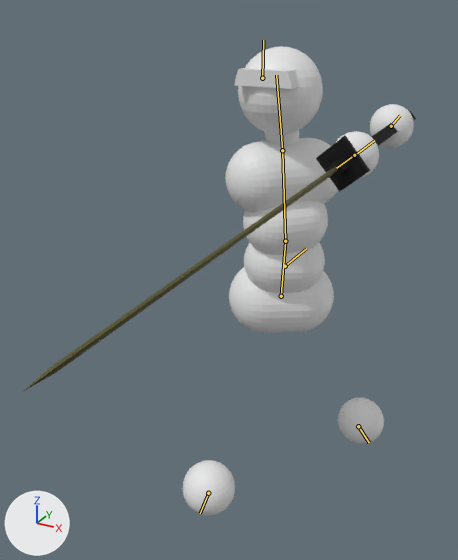
A saved change to the Blender file asset_raws/simple_combat_char.blend.
The view is the same before and after, from a 50 mm camera at (0.82, -1.89, 1.77) aimed at (-0.04, -0.31, 0.98). Lighting does not change. The marker at lower left points along +X, +Y and +Z. The older version comes first. Both versions are drawn at frame 5 of the action 'Ready_parry'; the numbers are the values there. The bones that bend it are drawn over the model as lines.

Objects in the first picture: 'Body', 'Sword'.
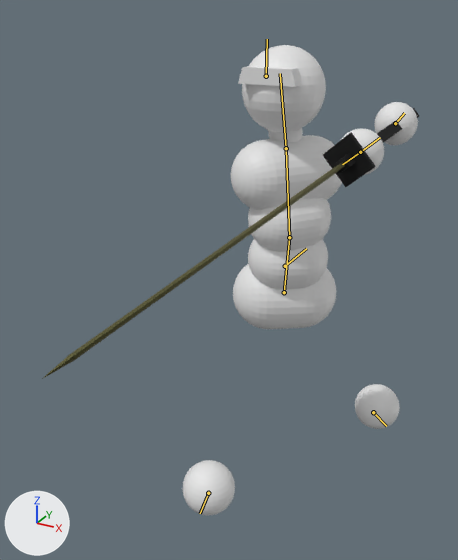
Where the change shows, as pixel boxes (x1, y1, x2, y2) in the pictures (458 x 560 px):
'Body', posed: before (183, 46, 414, 515); after (183, 45, 418, 515)
'Sword', posed: before (24, 110, 416, 391); after (42, 108, 419, 379)
bone 'Lower back', root to tip: before (281, 296) to (285, 241); after (284, 292) to (289, 237)
bone 'Upper back', root to tip: before (285, 241) to (282, 150); after (289, 237) to (286, 148)
bone 'Head', root to tip: before (282, 150) to (276, 75); after (286, 148) to (280, 73)
bone 'Hand.L', root to tip: before (391, 126) to (400, 115); after (395, 123) to (404, 113)
bone 'Foot.L', root to tip: before (358, 426) to (369, 442); after (373, 412) to (386, 426)
bone 'Hand.R', root to tip: before (354, 155) to (374, 140); after (360, 152) to (380, 137)
bone 'Sword attachment', root to tip: before (354, 155) to (336, 168); after (360, 152) to (342, 164)

What the commit changed:
Bone 'Lower back' (bone_lower_back) moves from (0.0, -0.102, -0.038) to (0.0, -0.102, -0.01).
Bone 'Lower back' (bone_lower_back) turns from (-9, 31, 3) to (-9, 33, 4) degrees about its own x, y and z.
Bone 'Upper back' (bone_upper_back) turns from (11, 18, 1) to (11, 21, 1) degrees about its own x, y and z.
Bone 'Head' (bone_head) turns from (7, -45, -17) to (9, -50, -20) degrees about its own x, y and z.
Bone 'Hand.L' (bone_hand_l) moves from (0.062, -0.377, -0.07) to (0.062, -0.377, -0.023).
Bone 'Foot.L' (bone_foot_l) moves from (-0.119, -0.299, 0.226) to (-0.16, -0.403, 0.305).
Bone 'Foot.L' (bone_foot_l) turns from (33, -13, -6) to (45, -16, -9) degrees about its own x, y and z.
Bone 'Hand.R' (bone_hand_r) moves from (0.022, -1.049, 0.306) to (0.022, -1.049, 0.26).
Bone 'Sword attachment' (bone_sword_attachment) moves from (1.049, 0.306, -0.023) to (1.049, 0.26, -0.023).
